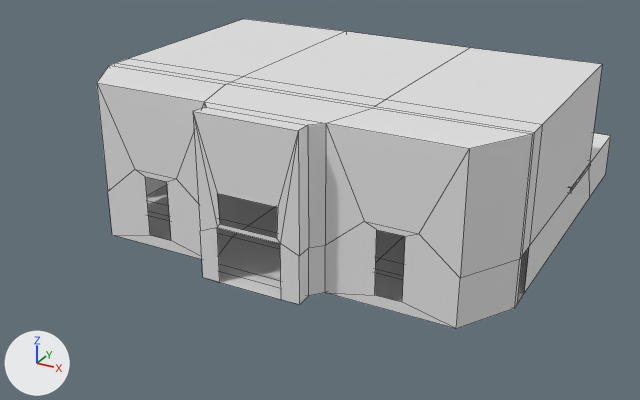
Renders of the FBX model PlayAwardSrc/Assets/PlayAward/Gfx/FBX/Hall/Hall_M.FBX from each side of a commit.
One viewpoint serves both versions: a 50 mm lens placed at (95.9, -181.0, 96.7), pointed at (-2.2, -2.6, 7.5). Every picture has the same lights, and +X, +Y and +Z are marked at lower left. Mesh edges are drawn as thin lines. Where no turn or scale is listed for an object, it has been applied to the vertices.

The older version as bpy lines, for what is in view:
```python
me_mesh = bpy.data.meshes.new('Mesh')
me_mesh.from_pydata(...)  # 264 vertices, 253 faces; spans x -53.7..53.7, y -38.5..68.9, z -0.2..39.2
ob_hall = bpy.data.objects.new('Hall', me_mesh)
ob_hall.location = (0.0, 0.0, 0.0)
```
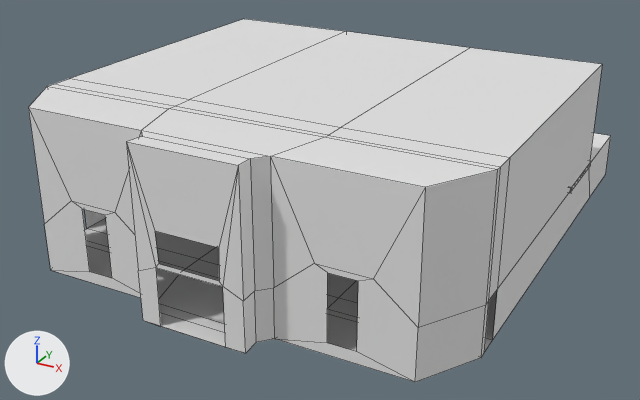
Where the change shows, as pixel boxes (x1, y1, x2, y2) in the pictures (640 x 400 px; the box of a moved part takes in the faces that stretch with it):
'Hall', reshaped (13% wider, 17% taller)
    before: (97, 19, 611, 329)
    after: (28, 19, 611, 382)
part 1 of me_mesh, moved or reshaped
    before: (97, 56, 583, 329)
    after: (28, 56, 583, 382)

The change, as a diff of the scene's bpy script:
```diff
--- a/PlayAwardSrc/Assets/PlayAward/Gfx/FBX/Hall/Hall_M.FBX.py
+++ b/PlayAwardSrc/Assets/PlayAward/Gfx/FBX/Hall/Hall_M.FBX.py
@@ me_mesh @@
 me_mesh.from_pydata(...)  # 264 vertices, 253 faces; spans x -53.7..53.7, y -38.5..68.9, z -0.2..39.2
 # used by ob_hall; location = (0.0, 0.0, 0.0)
+# me_mesh part 1: all 76 vertices in x -53.5..53.3, y -38.5..-10.6, z -0.2..39.2 are moved by (0.0, -21.1, 0.0)
```
